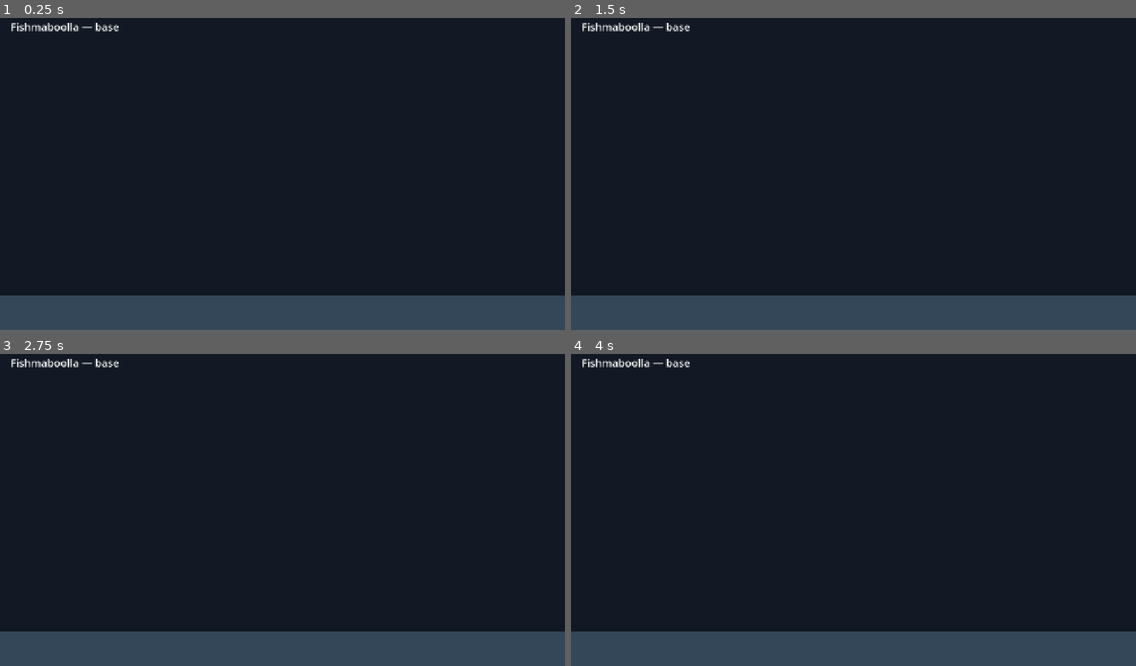
Above: before the commit, frames 1-4 (two rows, left to right).
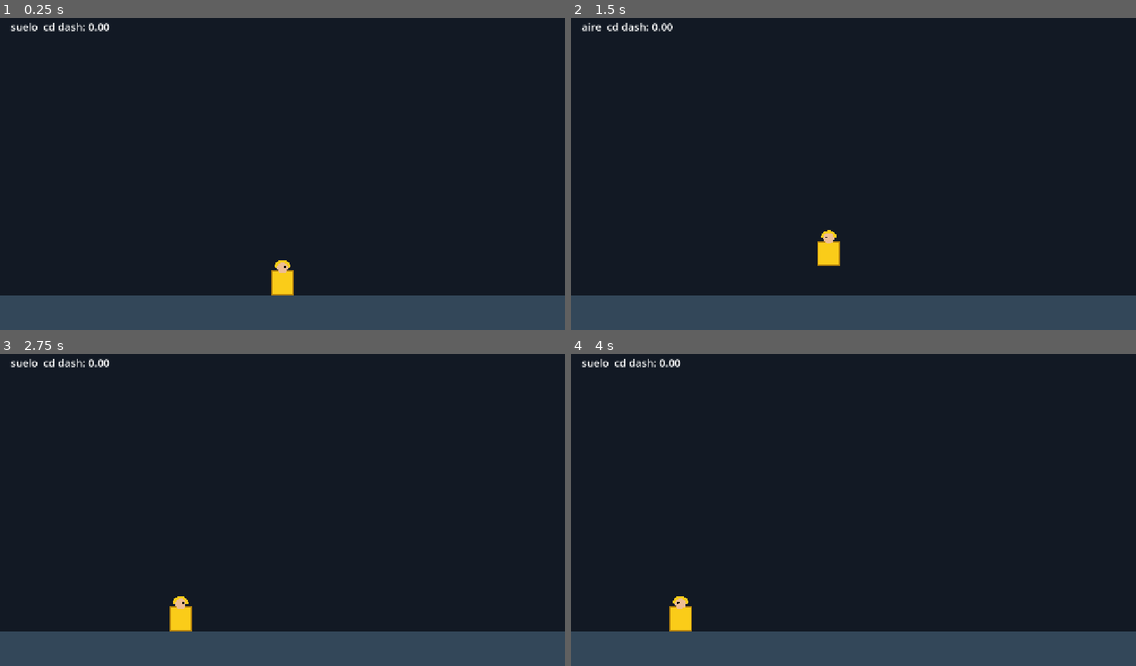
Above: after the commit, the same moments.

Repository: xNeku/fishmaboolla
Game: Godot game, scene res://scenes/main.tscn
Two runs of this game, one before a commit and one after it. Both use one fixed random seed, a clock stepped at 60 frames per second and the inputs below.
Inputs:
- Up to frame 1 (0.25 s): no input
- Up to frame 2 (1.5 s): tap Enter at 0.5 s; tap D (mover_der) at 0.6 s; tap Space (saltar) at 0.77, 0.8, 1.07, 1.35 s; hold A (mover_izq) from 1.28 s (still down)
- Up to frame 3 (2.75 s): tap Space (saltar) at 1.52, 1.82, 2.3 s; tap D (mover_der) at 1.55, 2.1 s; release A (mover_izq) at 2.03 s
- Up to frame 4 (4 s): tap D (mover_der) at 2.85 s; tap Space (saltar) at 3.02, 3.32, 3.6, 3.77 s; hold A (mover_izq) from 3.53 s (still down)

The runs differ from the first frame. In frame 1, 0.8% of the frame differs, in the area x 2-52%, y 1-89%; in frame 2, 0.7%; in frame 3, 0.8%; in frame 4, 0.8%.

Commit message:
Movimiento del marinero: lateral, salto con gravedad y dash por doble tap
- JugadorConfig (Resource) con todos los valores de feel; data/jugador/jugador_base.tres
- Jugador: lógica pura, recibe órdenes (mover, saltar, dash)
- JugadorInput: Input Map -> órdenes, detecta doble tap A-A / D-D
- JugadorVisual: programmer art, solo dibuja
- Dash horizontal, anula gravedad, i-frames, cooldown; distancia independiente del framerate
- Nodos creados por código en main.gd (main.tscn no cambia)

Co-Authored-By: Claude Sonnet 5.5 <noreply@anthropic.com>
Claude-Session: https://claude.ai/code/session_01Hu5F5bE3cxizNrca8PuRi9

Diff:
--- /dev/null
+++ b/data/jugador/jugador_base.tres
@@ -0,0 +1,16 @@
+[gd_resource type="Resource" script_class="JugadorConfig" load_steps=2 format=3]
+
+[ext_resource type="Script" path="res://scripts/datos/jugador_config.gd" id="1_cfg"]
+
+[resource]
+script = ExtResource("1_cfg")
+velocidad_lateral = 420.0
+gravedad = 2200.0
+velocidad_salto = 900.0
+dash_velocidad = 1100.0
+dash_duracion = 0.15
+dash_cooldown = 0.4
+dash_invulnerable = true
+ventana_doble_tap = 0.25
+ancho = 48.0
+alto = 80.0
--- /dev/null
+++ b/scripts/datos/jugador_config.gd
@@ -0,0 +1,27 @@
+class_name JugadorConfig
+extends Resource
+## Valores de feel del marinero. Editable en el inspector (data/jugador/jugador_base.tres).
+
+@export_group("Movimiento")
+## Velocidad horizontal en px/s. Instantánea, sin aceleración.
+@export var velocidad_lateral: float = 420.0
+## Gravedad en px/s². Más alta = salto más seco.
+@export var gravedad: float = 2200.0
+## Velocidad inicial del salto en px/s. Altura ≈ v² / (2·g).
+@export var velocidad_salto: float = 900.0
+
+@export_group("Dash")
+## Velocidad horizontal durante el dash en px/s.
+@export var dash_velocidad: float = 1100.0
+## Duración del dash en segundos. Distancia = velocidad × duración.
+@export var dash_duracion: float = 0.15
+## Espera tras acabar un dash antes de poder hacer otro, en segundos.
+@export var dash_cooldown: float = 0.4
+## Si el dash da i-frames (invulnerable mientras dura).
+@export var dash_invulnerable: bool = true
+## Tiempo máximo entre dos taps de la misma dirección para activar el dash.
+@export var ventana_doble_tap: float = 0.25
+
+@export_group("Cuerpo")
+@export var ancho: float = 48.0
+@export var alto: float = 80.0
--- /dev/null
+++ b/scripts/jugador/jugador.gd
@@ -0,0 +1,93 @@
+class_name Jugador
+extends Node2D
+## Lógica del marinero. La posición es la de los PIES.
+## No lee input ni dibuja: recibe órdenes (orden_*) y expone estado.
+
+signal salto_iniciado
+signal aterrizado
+signal dash_iniciado(direccion: int)
+signal dash_terminado
+
+@export var config: JugadorConfig
+## Límites de la sala. El borde inferior es el suelo.
+@export var limites: Rect2 = Rect2(0.0, 0.0, 1280.0, 640.0)
+
+var velocidad: Vector2 = Vector2.ZERO
+var direccion_mirada: int = 1
+var en_suelo: bool = true
+var dashing: bool = false
+
+var invulnerable: bool:
+	get:
+		return dashing and config.dash_invulnerable
+
+## Segundos que faltan para poder volver a hacer dash.
+var cooldown_dash_restante: float = 0.0
+
+var _intencion_mover: float = 0.0
+var _salto_pedido: bool = false
+var _dash_tiempo: float = 0.0
+var _dash_dir: int = 1
+
+
+func orden_mover(direccion: float) -> void:
+	_intencion_mover = clampf(direccion, -1.0, 1.0)
+
+
+func orden_saltar() -> void:
+	_salto_pedido = true
+
+
+## Devuelve true si el dash arrancó.
+func orden_dash(direccion: int) -> bool:
+	if dashing or cooldown_dash_restante > 0.0 or direccion == 0:
+		return false
+	dashing = true
+	_dash_dir = signi(direccion)
+	direccion_mirada = _dash_dir
+	_dash_tiempo = config.dash_duracion
+	dash_iniciado.emit(_dash_dir)
+	return true
+
+
+func _physics_process(delta: float) -> void:
+	cooldown_dash_restante = maxf(0.0, cooldown_dash_restante - delta)
+
+	if dashing:
+		# El dash anula la gravedad y el movimiento vertical; velocidad.y se conserva.
+		# El último paso se recorta al tiempo restante: la distancia no depende del framerate.
+		var paso: float = minf(delta, _dash_tiempo)
+		_dash_tiempo -= delta
+		position.x += _dash_dir * config.dash_velocidad * paso
+		if _dash_tiempo <= 0.0:
+			dashing = false
+			cooldown_dash_restante = config.dash_cooldown
+			dash_terminado.emit()
+	else:
+		velocidad.x = _intencion_mover * config.velocidad_lateral
+		if _intencion_mover != 0.0:
+			direccion_mirada = signi(_intencion_mover)
+		if _salto_pedido and en_suelo:
+			velocidad.y = -config.velocidad_salto
+			en_suelo = false
+			salto_iniciado.emit()
+		velocidad.y += config.gravedad * delta
+		position += velocidad * delta
+
+	_salto_pedido = false
+	_aplicar_limites()
+
+
+func _aplicar_limites() -> void:
+	var mitad: float = config.ancho * 0.5
+	position.x = clampf(position.x, limites.position.x + mitad, limites.end.x - mitad)
+	if position.y >= limites.end.y:
+		position.y = limites.end.y
+		if velocidad.y > 0.0:
+			velocidad.y = 0.0
+		if not en_suelo:
+			en_suelo = true
+			aterrizado.emit()
+	elif position.y < limites.position.y + config.alto:
+		position.y = limites.position.y + config.alto
+		velocidad.y = maxf(velocidad.y, 0.0)
--- /dev/null
+++ b/scripts/jugador/jugador_input.gd
@@ -0,0 +1,34 @@
+class_name JugadorInput
+extends Node
+## Traduce las acciones del Input Map en órdenes al Jugador.
+## El doble tap (A-A / D-D) se detecta aquí; la lógica solo recibe "dash".
+
+@export var jugador: Jugador
+
+var _t: float = 0.0
+var _ultimo_tap: Dictionary = {}
+
+
+func _init() -> void:
+	# Corre antes que el Jugador para que las órdenes se apliquen en el mismo frame.
+	process_physics_priority = -10
+
+
+func _physics_process(delta: float) -> void:
+	_t += delta
+	jugador.orden_mover(Input.get_axis("mover_izq", "mover_der"))
+	if Input.is_action_just_pressed("saltar"):
+		jugador.orden_saltar()
+	_comprobar_doble_tap("mover_izq", -1)
+	_comprobar_doble_tap("mover_der", 1)
+
+
+func _comprobar_doble_tap(accion: StringName, direccion: int) -> void:
+	if not Input.is_action_just_pressed(accion):
+		return
+	var previo: float = _ultimo_tap.get(accion, -INF)
+	if _t - previo <= jugador.config.ventana_doble_tap:
+		jugador.orden_dash(direccion)
+		_ultimo_tap.erase(accion)
+	else:
+		_ultimo_tap[accion] = _t
--- /dev/null
+++ b/scripts/jugador/jugador_visual.gd
@@ -0,0 +1,53 @@
+class_name JugadorVisual
+extends Node2D
+## Programmer art del marinero (chubasquero amarillo). Solo dibuja; lee el estado del Jugador.
+## Se sustituirá por el arte a mano del humano.
+
+const AMARILLO: Color = Color(0.98, 0.8, 0.1)
+const AMARILLO_OSCURO: Color = Color(0.7, 0.5, 0.05)
+const PIEL: Color = Color(0.93, 0.74, 0.58)
+
+@export var jugador: Jugador
+
+var _squash: float = 0.0
+
+
+func _ready() -> void:
+	jugador.aterrizado.connect(func() -> void: _squash = 1.0)
+	jugador.salto_iniciado.connect(func() -> void: _squash = -1.0)
+
+
+func _process(delta: float) -> void:
+	_squash = move_toward(_squash, 0.0, delta * 8.0)
+	queue_redraw()
+
+
+func _draw() -> void:
+	var w: float = jugador.config.ancho
+	var h: float = jugador.config.alto
+	var sx: float = 1.0
+	var sy: float = 1.0
+	if jugador.dashing:
+		sx = 1.35
+		sy = 0.8
+	else:
+		sx = 1.0 + _squash * 0.15
+		sy = 1.0 - _squash * 0.15
+	var alpha: float = 1.0
+	if jugador.invulnerable:
+		alpha = 0.5 + 0.3 * sin(Time.get_ticks_msec() * 0.05)
+	draw_set_transform(Vector2.ZERO, 0.0, Vector2(sx, sy))
+
+	var cuerpo_h: float = h * 0.68
+	var cuerpo := Rect2(-w * 0.5, -cuerpo_h, w, cuerpo_h)
+	draw_rect(cuerpo, Color(AMARILLO, alpha))
+	draw_rect(cuerpo, Color(AMARILLO_OSCURO, alpha), false, 3.0)
+
+	var cabeza_r: float = h * 0.15
+	var cabeza := Vector2(0.0, -cuerpo_h - cabeza_r * 0.6)
+	draw_circle(cabeza, cabeza_r, Color(PIEL, alpha))
+	# Capucha
+	draw_arc(cabeza, cabeza_r + 3.0, PI, TAU, 16, Color(AMARILLO, alpha), 6.0)
+	# Ojo hacia donde mira
+	draw_circle(cabeza + Vector2(jugador.direccion_mirada * cabeza_r * 0.45, -2.0), 2.5, Color(0, 0, 0, alpha))
+	draw_set_transform(Vector2.ZERO, 0.0, Vector2.ONE)
--- a/scripts/mundo/main.gd
+++ b/scripts/mundo/main.gd
@@ -1,14 +1,42 @@
 extends Node2D
-## Escena base de arranque. Placeholder: se sustituirá por la sala de juego.
+## Sala de prueba. Monta el jugador por código. Placeholder hasta tener sala real.
 
 const SUELO_Y: float = 640.0
+const ANCHO_SALA: float = 1280.0
+
+var _jugador: Jugador
+
+
+func _ready() -> void:
+	var config: JugadorConfig = load("res://data/jugador/jugador_base.tres")
+
+	_jugador = Jugador.new()
+	_jugador.name = "Jugador"
+	_jugador.config = config
+	_jugador.limites = Rect2(0.0, 0.0, ANCHO_SALA, SUELO_Y)
+	_jugador.position = Vector2(ANCHO_SALA * 0.5, SUELO_Y)
+	add_child(_jugador)
+
+	var visual := JugadorVisual.new()
+	visual.name = "Visual"
+	visual.jugador = _jugador
+	_jugador.add_child(visual)
+
+	var input := JugadorInput.new()
+	input.name = "Input"
+	input.jugador = _jugador
+	_jugador.add_child(input)
+
+
+func _process(_delta: float) -> void:
+	queue_redraw()
 
 
 func _draw() -> void:
 	var tam: Vector2 = get_viewport_rect().size
 	draw_rect(Rect2(0.0, SUELO_Y, tam.x, tam.y - SUELO_Y), Color(0.2, 0.28, 0.35))
-	draw_string(ThemeDB.fallback_font, Vector2(24.0, 40.0), "Fishmaboolla — base", HORIZONTAL_ALIGNMENT_LEFT, -1.0, 24)
-
-
-func _ready() -> void:
-	print("Fishmaboolla: base arrancada")
+	if _jugador == null:
+		return
+	var estado: String = "dash" if _jugador.dashing else ("suelo" if _jugador.en_suelo else "aire")
+	var texto: String = "%s  cd dash: %.2f" % [estado, _jugador.cooldown_dash_restante]
+	draw_string(ThemeDB.fallback_font, Vector2(24.0, 40.0), texto, HORIZONTAL_ALIGNMENT_LEFT, -1.0, 24)
Not shown, added: scripts/datos/jugador_config.gd.uid
Not shown, added: scripts/jugador/jugador.gd.uid
Not shown, added: scripts/jugador/jugador_input.gd.uid
Not shown, added: scripts/jugador/jugador_visual.gd.uid
